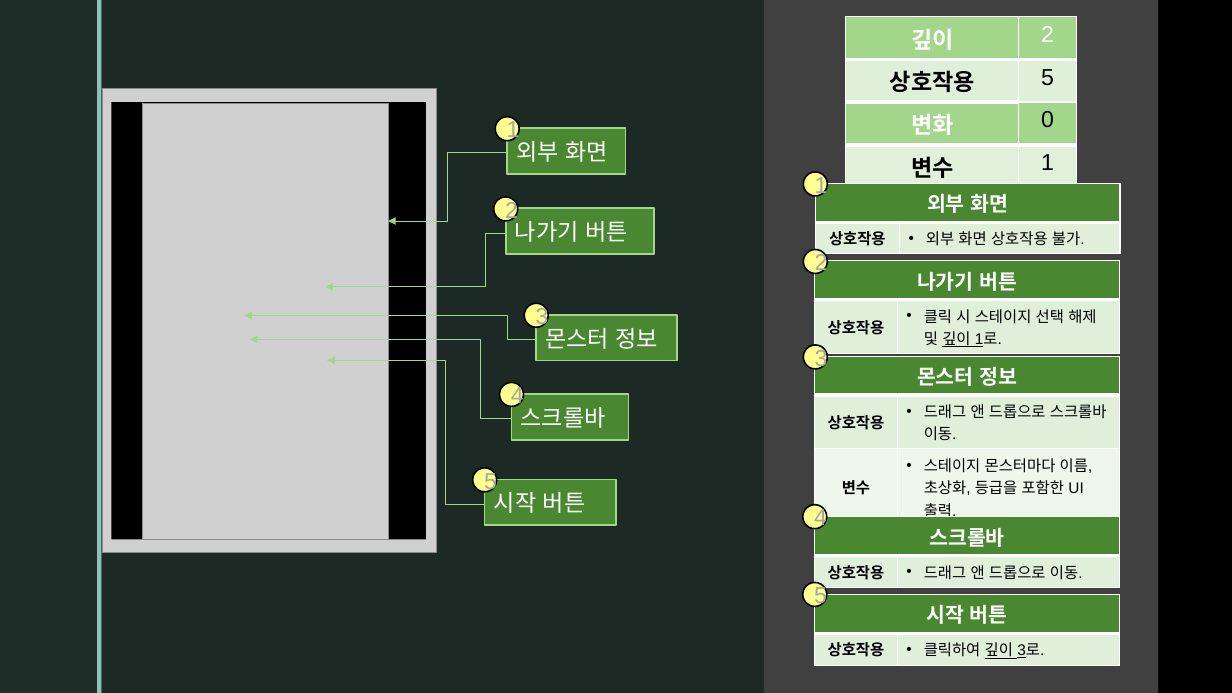
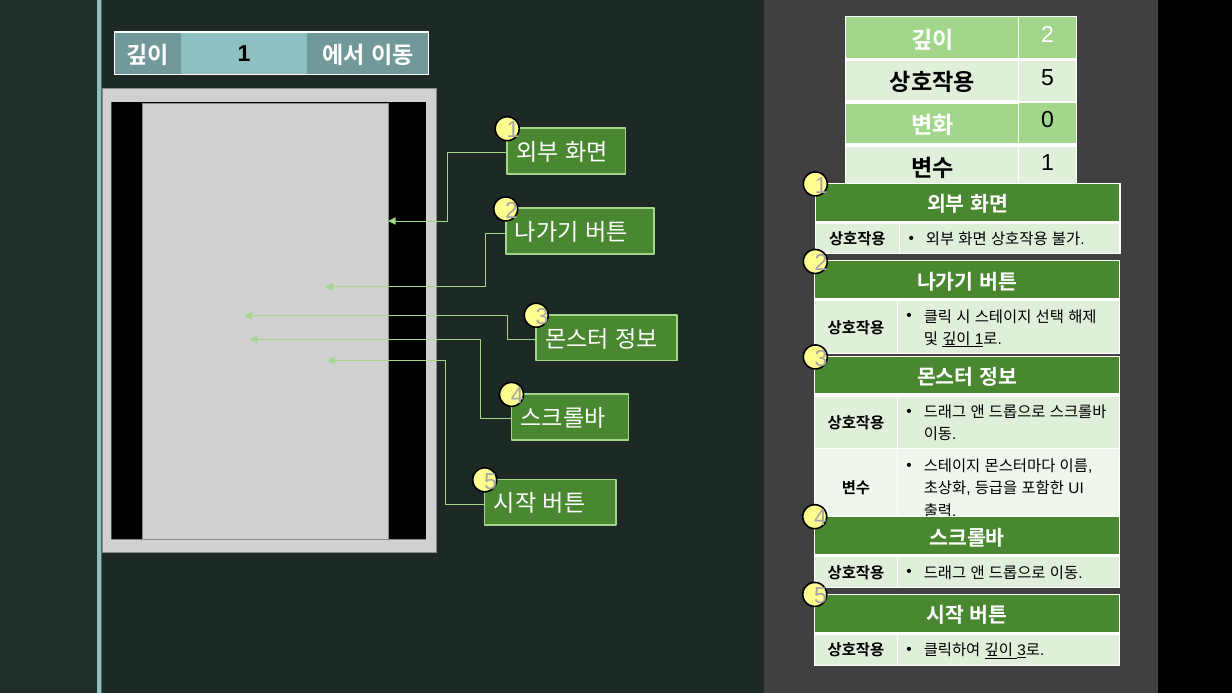
Before and after one commit to SanghunKwan/NinjaNMaching, a slide deck: slide 6 of NinjaNMatching UI.pptx. Drawn at 1232x693 pixels with LibreOffice and Linux fonts; fonts in the diff are those of the drawing; grey boxes stand for pictures; background and template pictures are left out. Boxes give left, top, right and bottom in pixels: in the first picture for what was removed or moved away, otherwise in the second. Text is boxed around its words. In the diff, an @@ line names an element or a change of style, - is before the commit and + after.

```diff
--- a/NinjaNMatching UI.pptx
+++ b/NinjaNMatching UI.pptx
@@ table added at bbox=[115, 31, 428, 69], 1 rows, 3 columns @@
+깊이 | 1 | 에서 이동
```
Also in this commit, not shown: 11 other slides changed, 14 slides added.
